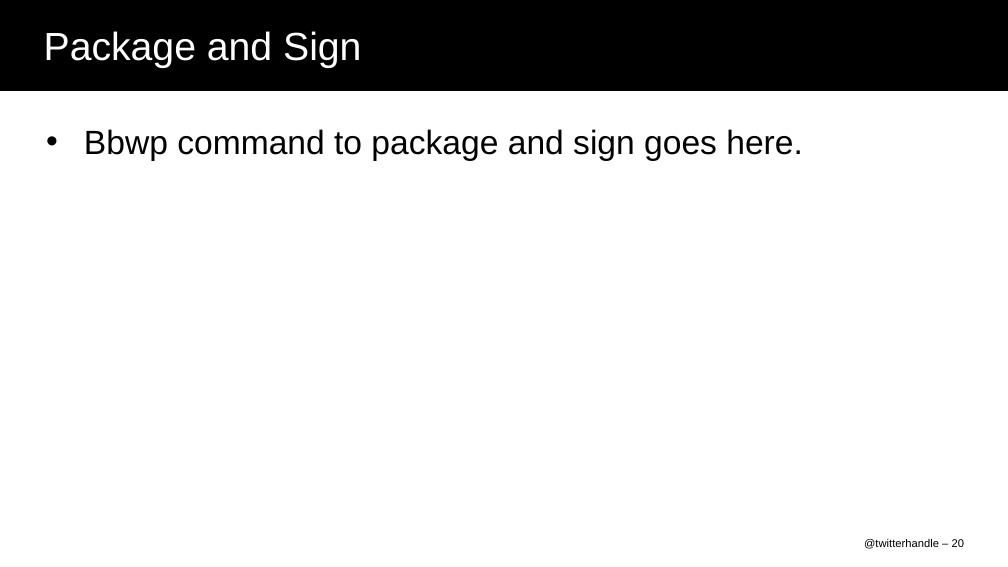
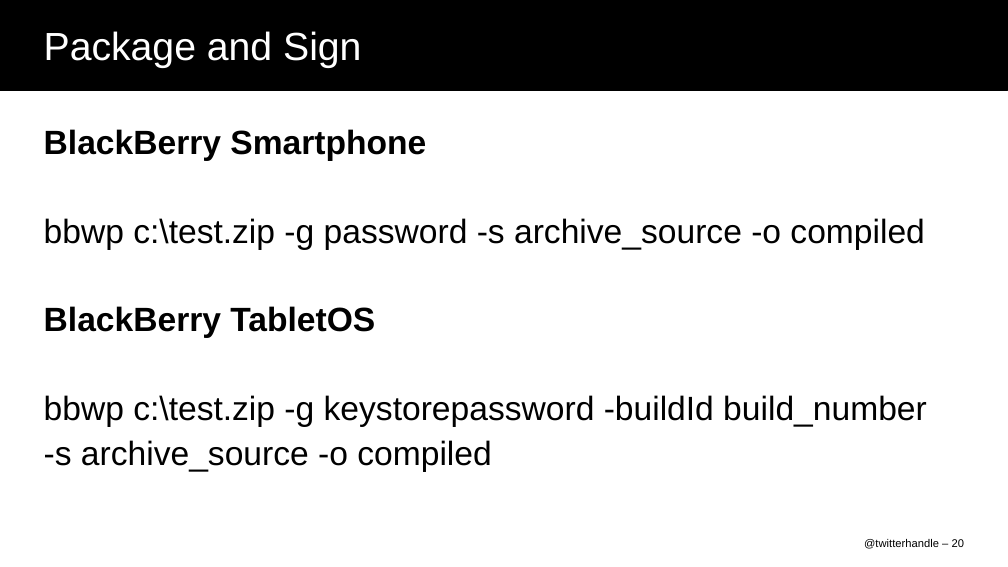
Before and after one commit to nukulb/devcon-demo, a slide deck: slide 20 of DEV51_DelCol.ppt. Drawn at 1008x567 pixels with LibreOffice and Linux fonts; fonts in the diff are those of the drawing; background and template pictures are left out. Boxes give left, top, right and bottom in pixels: in the first picture for what was removed or moved away, otherwise in the second. Text is boxed around its words. In the diff, an @@ line names an element or a change of style, - is before the commit and + after.

Commit message:
added build and deploy instructions.

```diff
--- a/DEV51_DelCol.ppt
+++ b/DEV51_DelCol.ppt
@@ text at bbox=[44, 129, 927, 472]: text changed @@
-• Bbwp command to package and sign goes here.
+BlackBerry Smartphone
+bbwp c:\test.zip -g password -s archive_source -o compiled
+BlackBerry TabletOS
+bbwp c:\test.zip -g keystorepassword -buildId build_number
+-s archive_source -o compiled
```
Also in this commit, not shown: 1 other slide changed, 1 other file.
